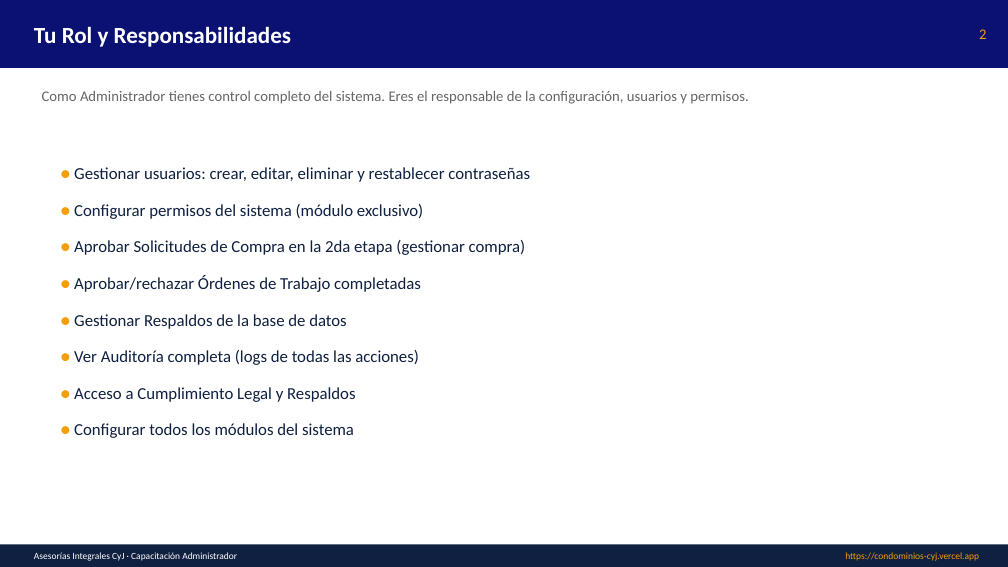
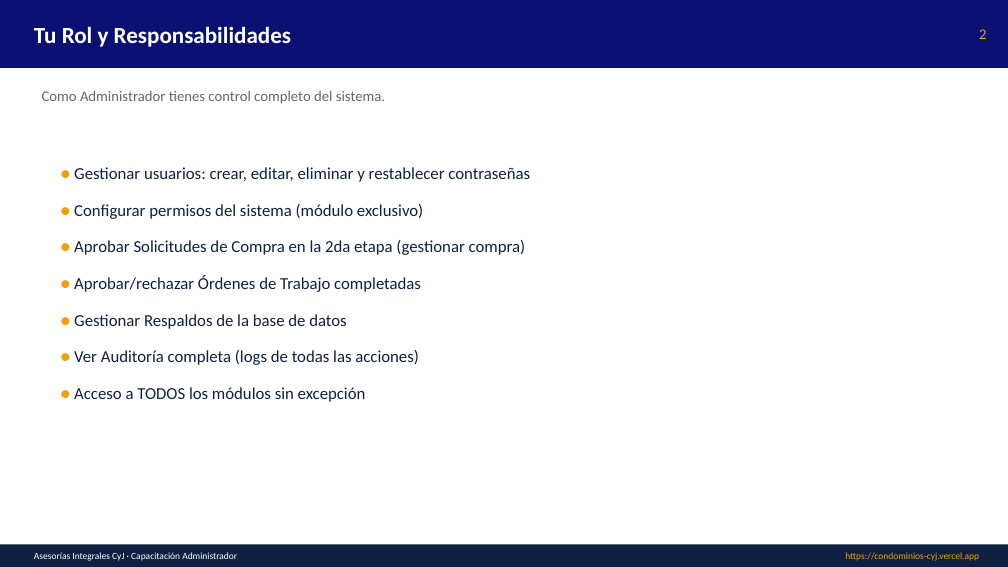
Before and after one commit to asesoriasintegralescyj-stack/condominios-cyj, a slide deck: slide 2 of public/manuales/Capacitacion_Administrador.pptx. Drawn at 1008x567 pixels with LibreOffice and Linux fonts; fonts in the diff are those of the drawing. Boxes give left, top, right and bottom in pixels: in the first picture for what was removed or moved away, otherwise in the second. Text is boxed around its words. In the diff, an @@ line names an element or a change of style, - is before the commit and + after.

Commit message:
docs: manuales y capacitaciones con capturas de pantalla reales (v1.1)
- 16 capturas de pantalla del sistema real agregadas a /public/manuales/imagenes/
- Manual Word actualizado con imágenes embebidas en cada sección (3.1 MB)
- 6 capacitaciones PPT actualizadas con slides de capturas:
  * Administrador: 14 slides con 9 capturas (1.3 MB)
  * Supervisor: 12 slides con 5 capturas (699 KB)
  * Usuario: 10 slides con 4 capturas (536 KB)
  * Personal: 9 slides con 3 capturas (449 KB)
  * Auditor: 9 slides con 4 capturas (525 KB)
  * Guardia: 9 slides con 2 capturas (776 KB)
- Versión actualizada a v1.1 en ManualesModule y manuales-guardia

Capturas incluidas:
01_login, 02_dashboard, 03_ot_listado, 04_proyectos, 05_rondas,
06_solicitudes_compra, 07_usuarios, 08_permisos, 09_manuales,
10_ot_crear, 11_sc_crear, 12_usuario_crear, 13_recuperar_password,
14_guardia_rondas, 15_guardia_manuales, 16_reset_password

```diff
--- a/public/manuales/Capacitacion_Administrador.pptx
+++ b/public/manuales/Capacitacion_Administrador.pptx
@@ text at (x1=42, y1=91, x2=385, y2=104): text changed @@
-Como Administrador tienes control completo del sistema. Eres el responsable de la configuración, usuarios y permisos.
+Como Administrador tienes control completo del sistema.
@@ text at (x1=74, y1=387, x2=366, y2=402): text changed @@
-● Acceso a Cumplimiento Legal y Respaldos
-● Configurar todos los módulos del sistema
+● Acceso a TODOS los módulos sin excepción
```
Also in this commit, not shown: 8 other slides changed, 5 slides added, 2 slides removed, 24 other files.
